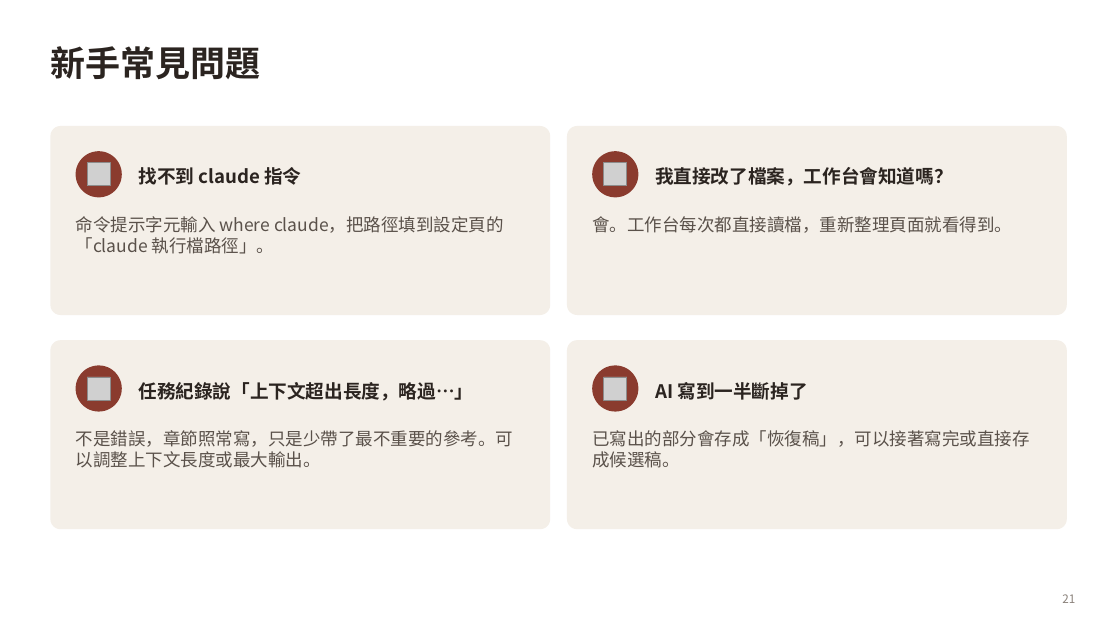
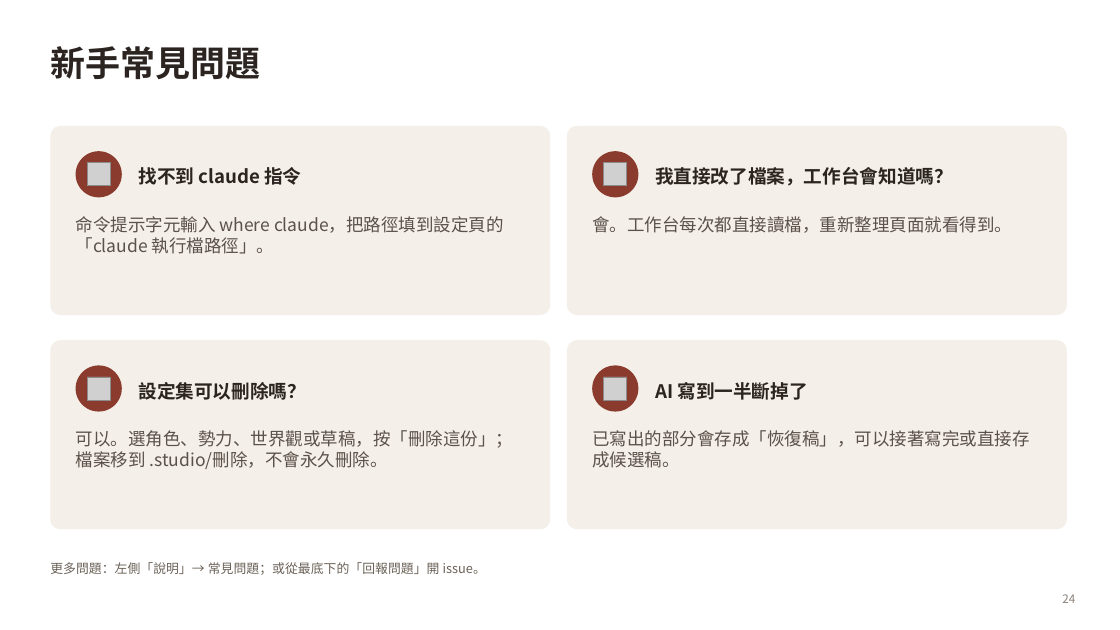
Before and after one commit to yamasoo/novel-studio, a slide deck: slide 24 of demo/小說工作台_新手教學.pptx (slide 21 before the commit). Drawn at 1120x630 pixels with LibreOffice and Linux fonts; fonts in the diff are those of the drawing; grey boxes stand for pictures. Boxes give left, top, right and bottom in pixels: in the first picture for what was removed or moved away, otherwise in the second. Text is boxed around its words. In the diff, an @@ line names an element or a change of style, - is before the commit and + after.

```diff
--- a/demo/小說工作台_新手教學.pptx
+++ b/demo/小說工作台_新手教學.pptx
@@ text at [139,382,307,400]: text changed @@
-任務紀錄說「上下文超出長度，略過…」
+設定集可以刪除嗎？
@@ text at [76,430,513,469]: text changed @@
-不是錯誤，章節照常寫，只是少帶了最不重要的參考。可以調整上下文長度或最大輸出。
+可以。選角色、勢力、世界觀或草稿，按「刪除這份」；檔案移到 .studio/刪除，不會永久刪除。
@@ text added at [50,562,486,575], 11 pt, text #6B6258 @@
+更多問題：左側「說明」→ 常見問題；或從最底下的「回報問題」開 issue。
@@ page number at [1062,594,1075,603]: text changed @@
-21
+24
```
Also in this commit, not shown: 11 other slides changed, 3 slides added.
